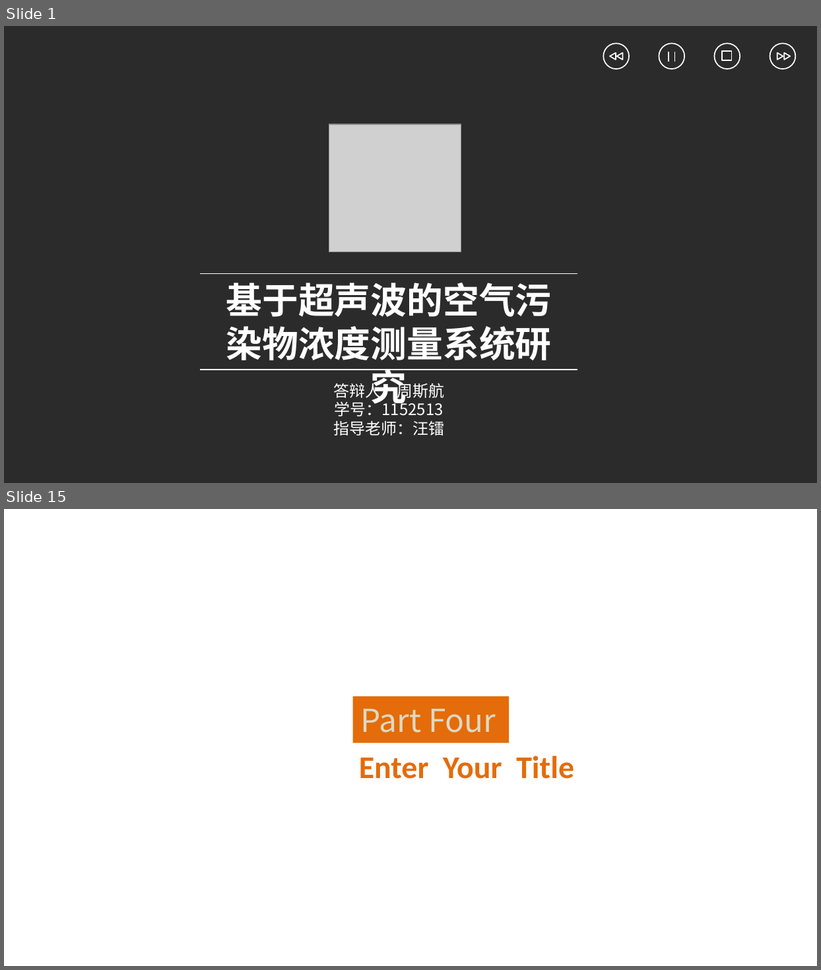
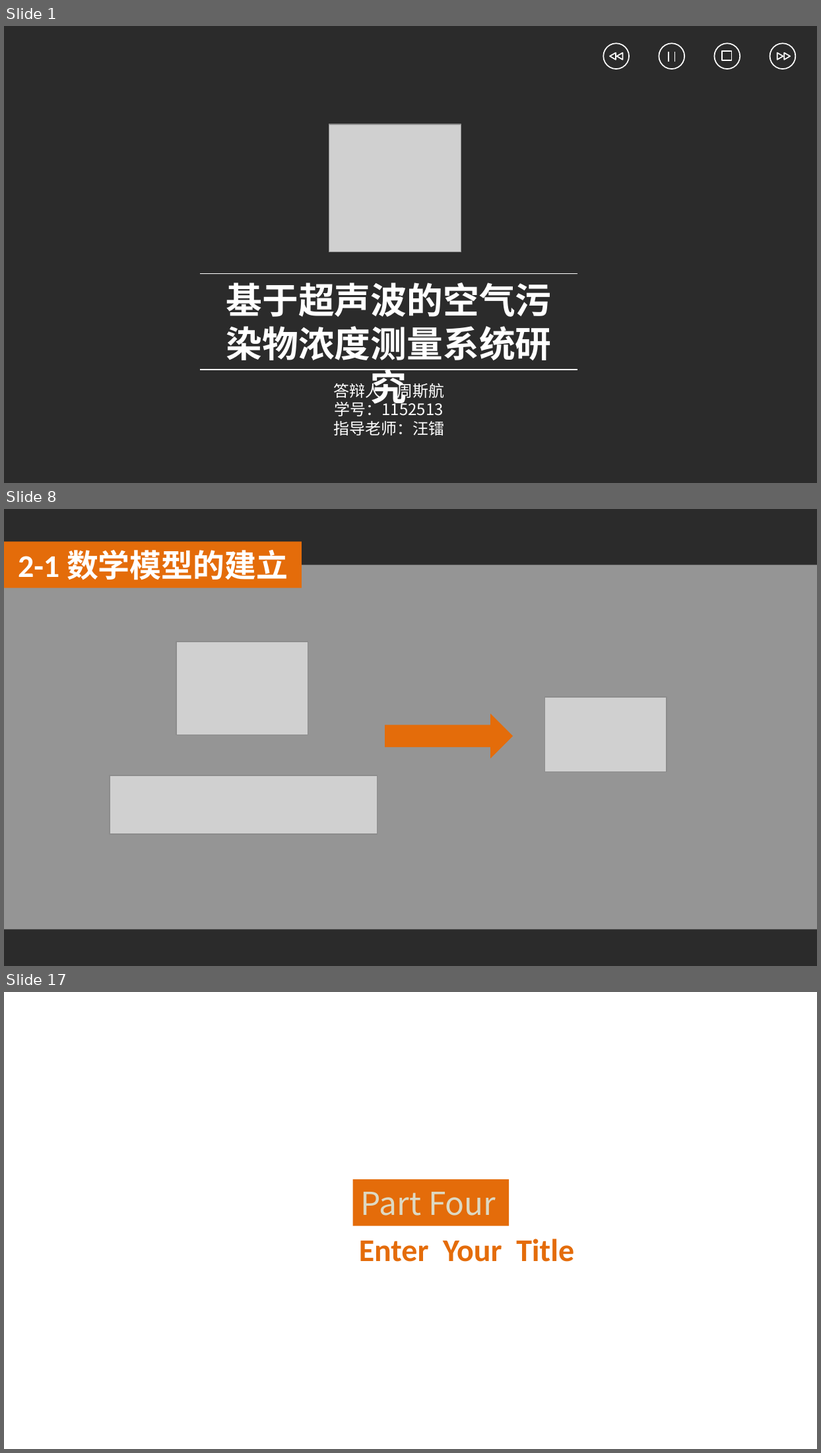
Before and after one commit to PaulingZhou/GraduationDesign, a slide deck: 答辩ppt.pptx. Shown one above the other, each under a label of ours: slides 1 and 15 before the commit, slides 1, 8 and 17 after it; the slides between them are not shown. The pictures are 821x970 and 821x1453 pixels, drawn with LibreOffice and Linux fonts; fonts in the diff are those of the drawing; grey boxes stand for pictures; background and template pictures are left out; a plain dark background stands for a picture behind light text. Boxes give left, top, right and bottom in pixels: in the first picture for what was removed or moved away, otherwise in the second. Text is boxed around its words. In the diff, an @@ line names an element or a change of style, - is before the commit and + after.

```diff
--- a/答辩ppt.pptx
+++ b/答辩ppt.pptx
@@ slide 8 added at (x1=4, y1=509, x2=817, y2=966), background picture (left out) @@
@@ rectangle added at (x1=4, y1=541, x2=302, y2=588), fill #E46C0A @@
@@ rectangle added at (x1=4, y1=565, x2=817, y2=930), fill #FFFFFF at 50% opacity @@
@@ text added at (x1=18, y1=550, x2=288, y2=580), 28 pt, text #FFFFFF, bold @@
+2-1 数学模型的建立
@@ picture added at (x1=176, y1=642, x2=308, y2=735) @@
@@ picture added at (x1=545, y1=697, x2=667, y2=772) @@
@@ right arrow added at (x1=385, y1=714, x2=513, y2=758), fill #E46C0A @@
@@ picture added at (x1=110, y1=776, x2=377, y2=834) @@
@@ what was slide 15 is now slide 17 @@
```
Also in this commit, not shown: 13 slides changed, 5 other slides added, 4 slides removed, 16 other files.
